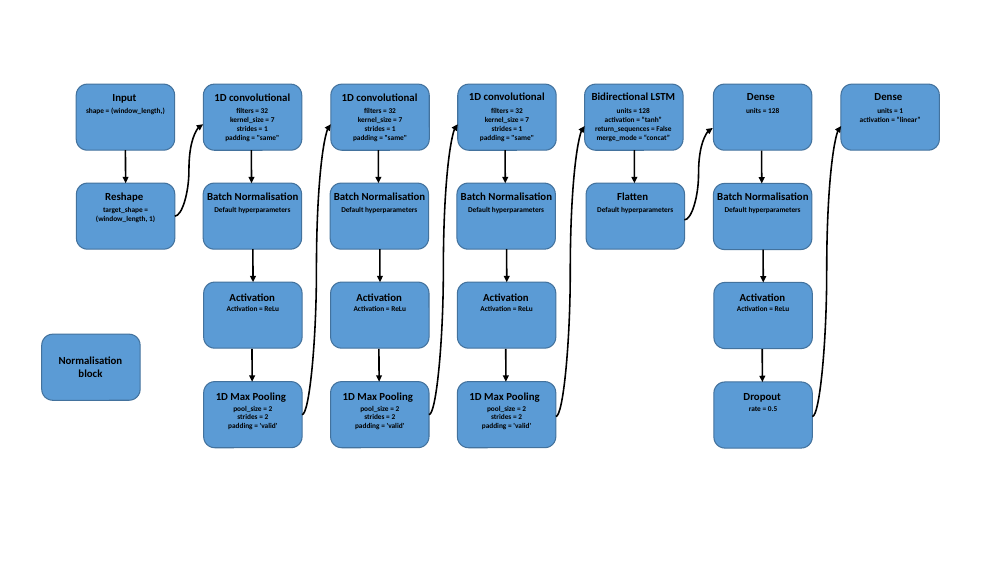
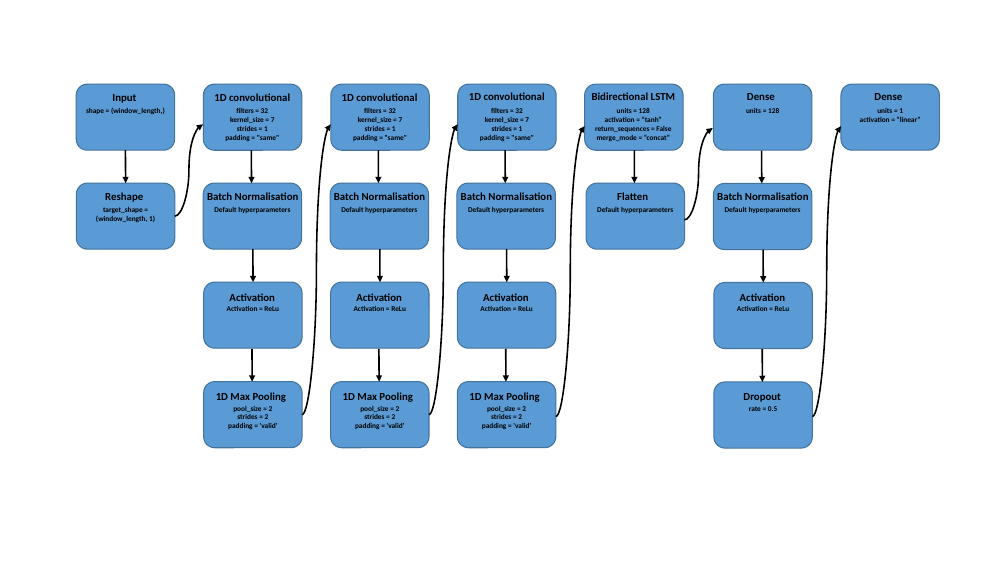
Before and after one commit to NunoAlberto/seq2point, a slide deck: slide 1 of modelArchitecture.pptx (slide 2 before the commit). Drawn at 1008x567 pixels with LibreOffice and Linux fonts; fonts in the diff are those of the drawing. Boxes give left, top, right and bottom in pixels: in the first picture for what was removed or moved away, otherwise in the second. Text is boxed around its words. In the diff, an @@ line names an element or a change of style, - is before the commit and + after.

```diff
--- a/modelArchitecture.pptx
+++ b/modelArchitecture.pptx
@@ rounded rectangle removed at <box>42,334,140,400</box> @@
@@ text removed at <box>59,356,123,377</box> @@
-Normalisation block
```
Also in this commit, not shown: 1 other slide changed, 1 slide added, 2 slides removed, 29 other files.
